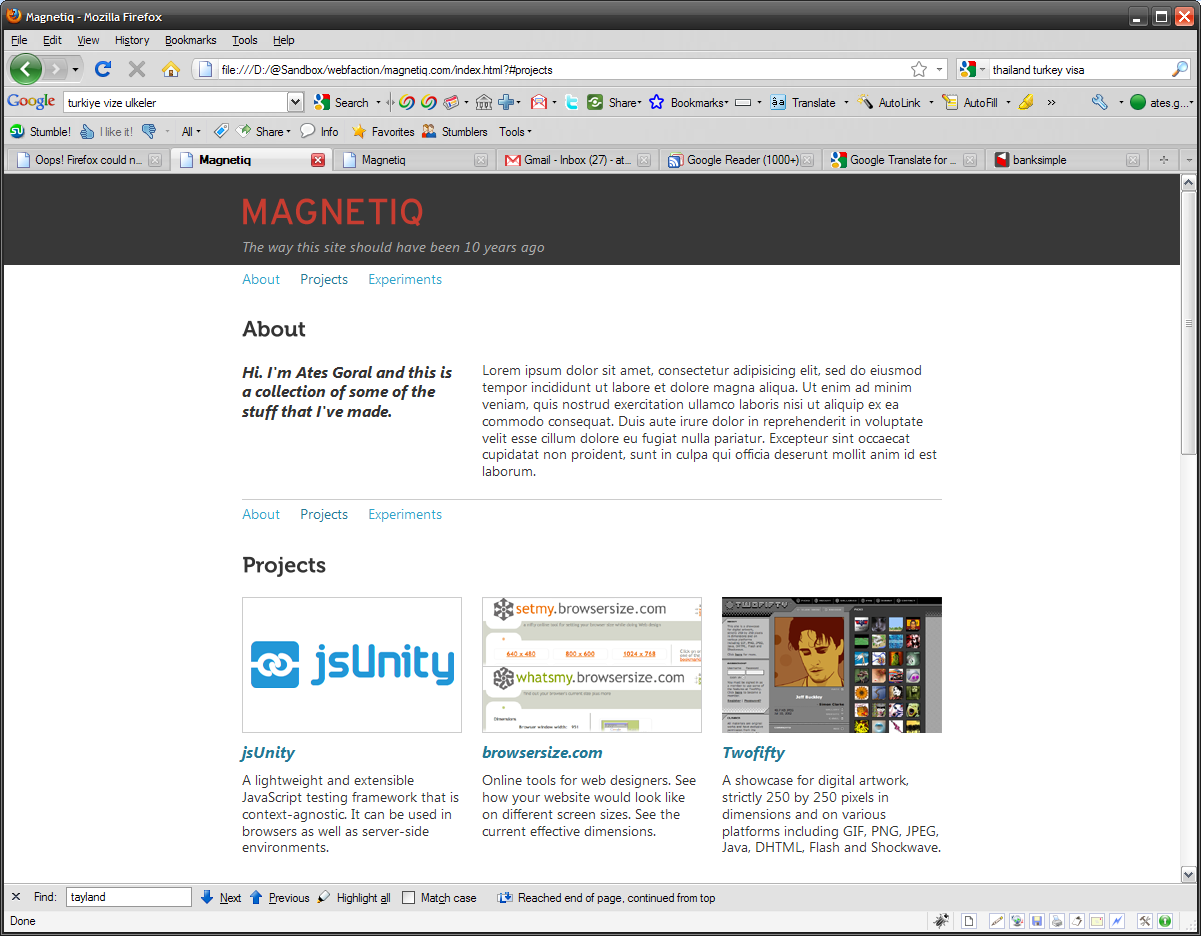
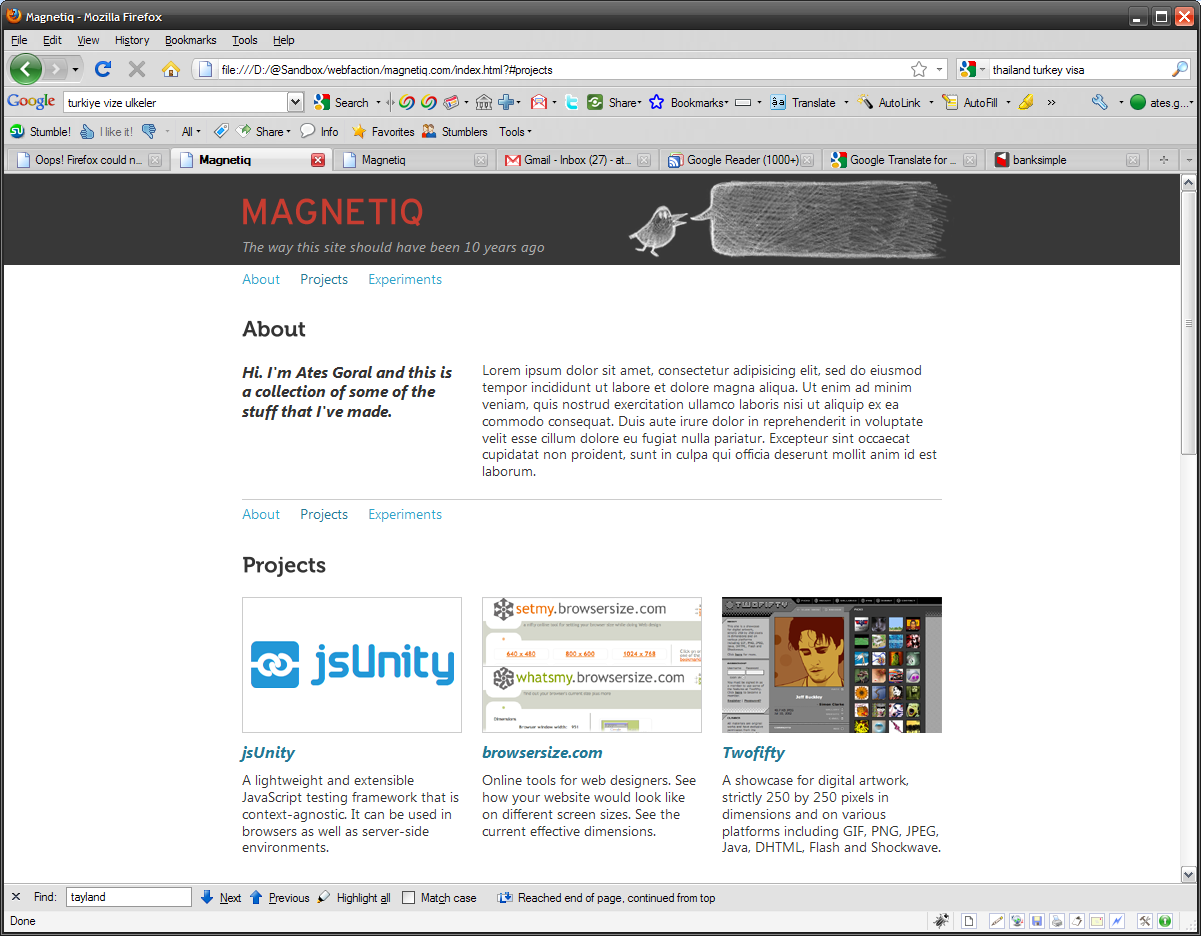
Comparing the layer stacks of the two (1201, 936) images. Changes:
added layer "Layer 7" (screen) above "MAGNETIQ" over [627,179,954,260]
